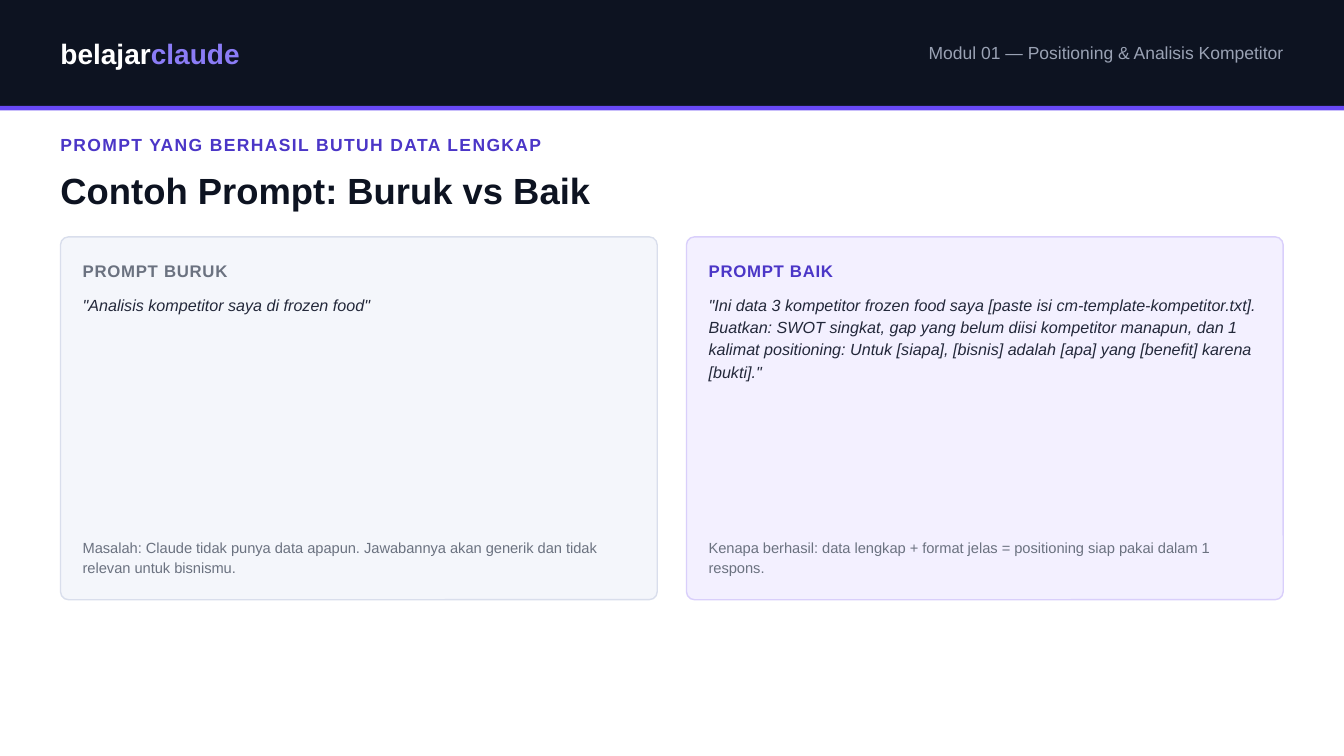
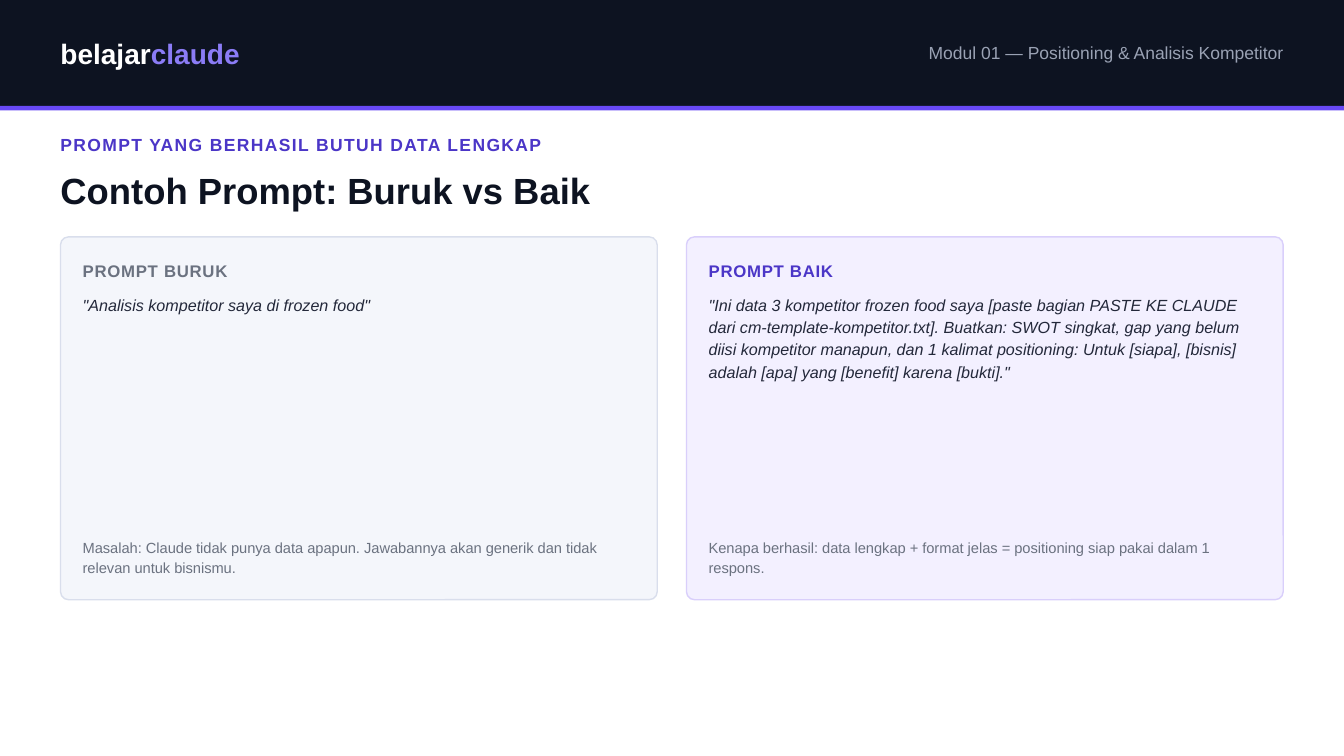
Before and after one commit to juliautomo/belajar-claude, a slide deck: slide 3 of Content-Marketing/M01-Positioning-Kompetitor/K3-M01-Positioning-Kompetitor.pptx. Drawn at 1344x756 pixels with LibreOffice and Linux fonts; fonts in the diff are those of the drawing. Boxes give left, top, right and bottom in pixels: in the first picture for what was removed or moved away, otherwise in the second. Text is boxed around its words. In the diff, an @@ line names an element or a change of style, - is before the commit and + after.

```diff
--- a/Content-Marketing/M01-Positioning-Kompetitor/K3-M01-Positioning-Kompetitor.pptx
+++ b/Content-Marketing/M01-Positioning-Kompetitor/K3-M01-Positioning-Kompetitor.pptx
@@ text at (x1=709, y1=299, x2=1239, y2=381): text changed @@
-"Ini data 3 kompetitor frozen food saya [paste isi cm-template-kompetitor.txt]. Buatkan: SWOT singkat, gap yang belum diisi kompetitor manapun, dan 1 kalimat positioning: Untuk [siapa], [bisnis] adalah [apa] yang [benefit] karena [bukti]."
+"Ini data 3 kompetitor frozen food saya [paste bagian PASTE KE CLAUDE dari cm-template-kompetitor.txt]. Buatkan: SWOT singkat, gap yang belum diisi kompetitor manapun, dan 1 kalimat positioning: Untuk [siapa], [bisnis] adalah [apa] yang [benefit] karena [bukti]."
```
Also in this commit, not shown: 2 other slides changed, 5 other files.
